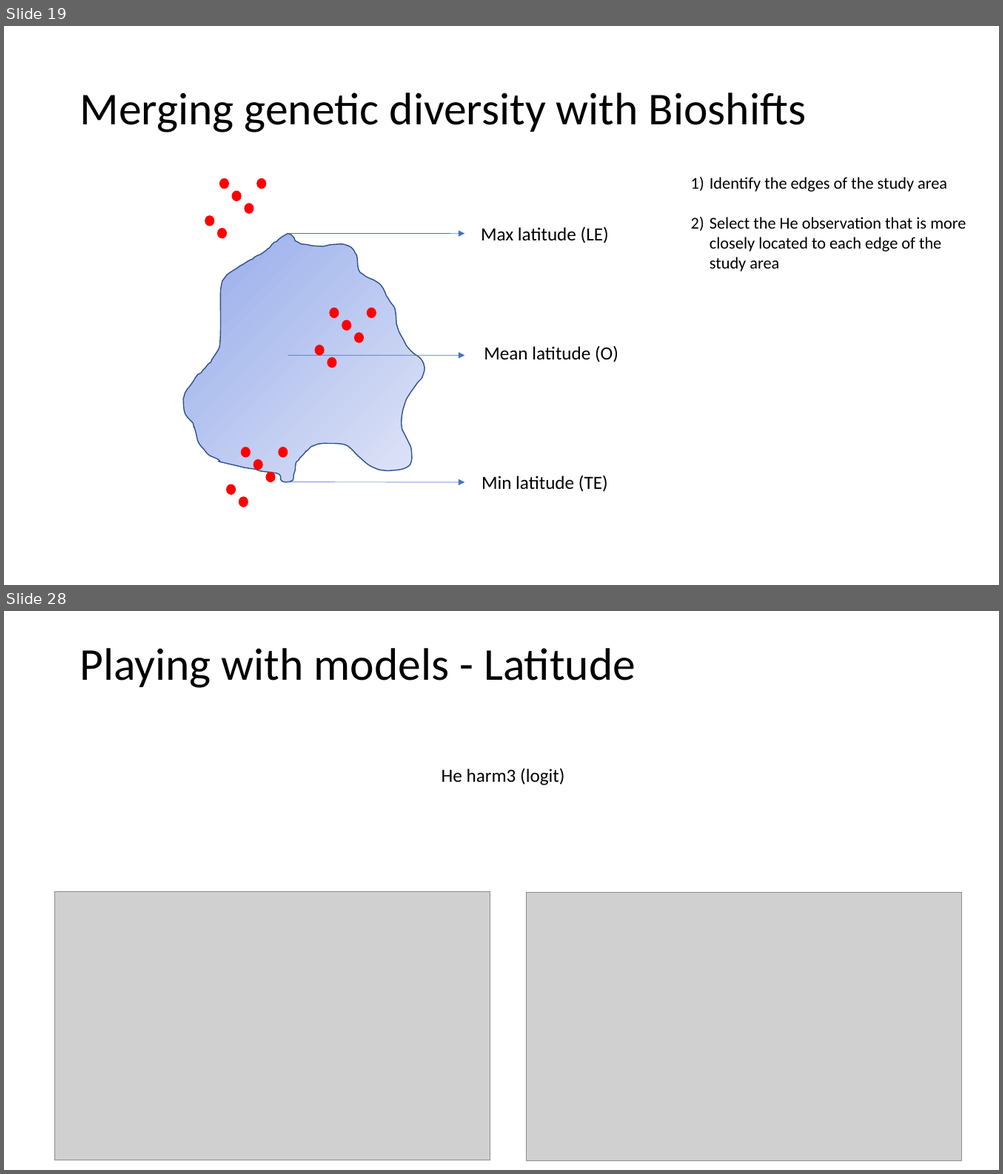
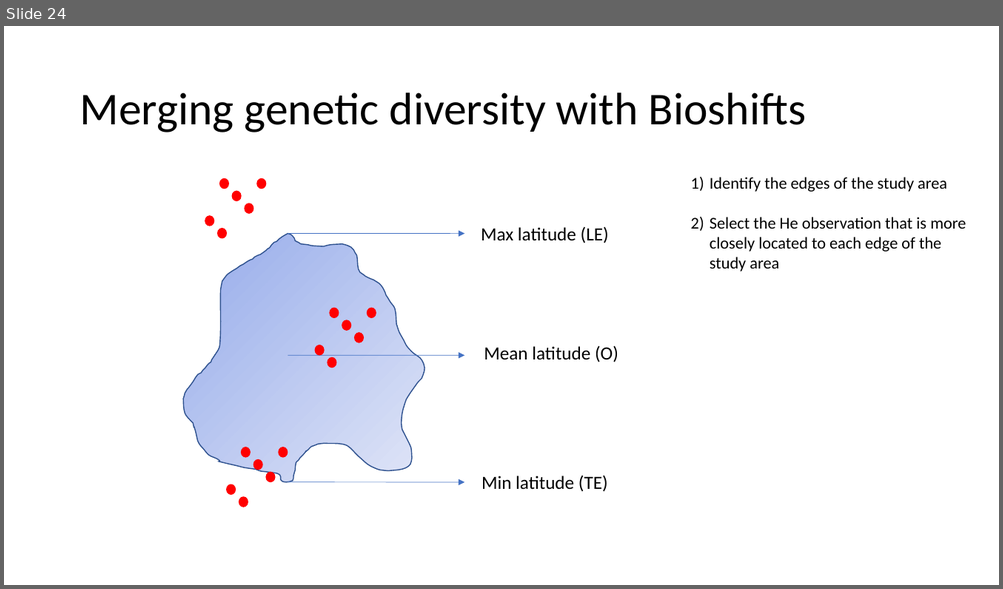
Before and after one commit to Bioshifts/genetic_diversity_range_shifts, a slide deck: Velocity_vs_rangeshift.ppt. Shown one above the other, each under a label of ours: slides 19 and 28 before the commit, slide 24 after it; the slides between them are not shown. The pictures are 1003x1174 and 1003x589 pixels, drawn with LibreOffice and Linux fonts; fonts in the diff are those of the drawing; grey boxes stand for pictures. Boxes give left, top, right and bottom in pixels: in the first picture for what was removed or moved away, otherwise in the second. Text is boxed around its words. In the diff, an @@ line names an element or a change of style, - is before the commit and + after.

Commit message:
new models

```diff
--- a/Velocity_vs_rangeshift.ppt
+++ b/Velocity_vs_rangeshift.ppt
@@ slide 28 removed at (4,611,999,1170), background #FFFFFF @@
@@ title removed at (79,648,635,688) @@
-Playing with models - Latitude
@@ text removed at (441,768,564,786) @@
-He harm3 (logit)
@@ picture removed at (55,891,489,1160) @@
@@ picture removed at (526,892,961,1161) @@
@@ what was slide 19 is now slide 24 @@
```
Also in this commit, not shown: 15 slides changed, 32 slides added, 9 other slides removed, 2 other files.
